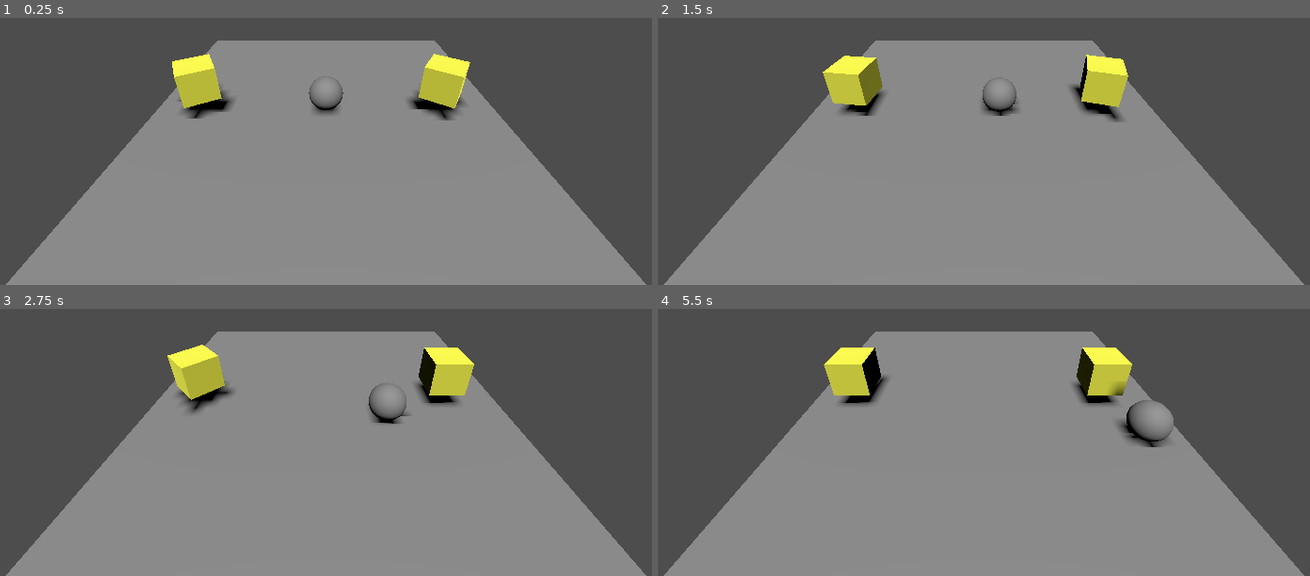
Above: before the commit, frames 1-4 (two rows, left to right).
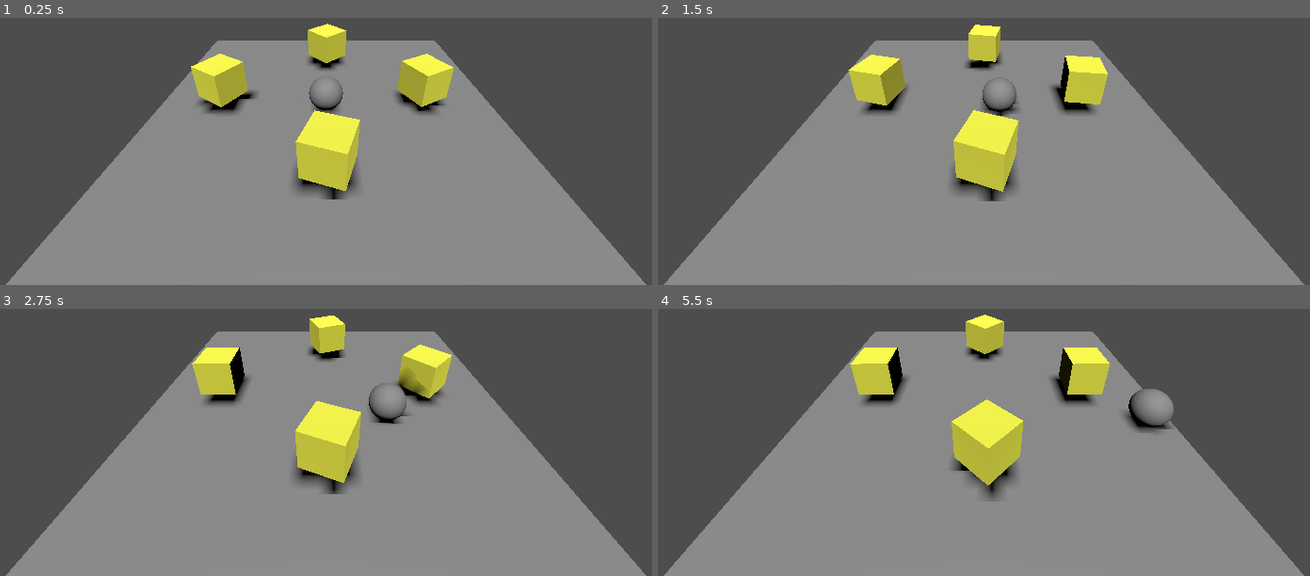
Above: after the commit, the same moments.

Repository: Zehua-Chen/roll-a-ball
Game: Godot game, scene res://main.tscn
Two runs of this game, one before a commit and one after it. Both use one fixed random seed, a clock stepped at 60 frames per second and the inputs below.
Inputs:
- Up to frame 1 (0.25 s): no input
- Up to frame 2 (1.5 s): hold D (player_move_rightward) 0.53-1.28 s; hold S (player_move_backward) from 1.28 s (still down)
- Up to frame 3 (2.75 s): release S (player_move_backward) at 2.03 s; hold D (player_move_rightward) from 2.03 s (still down)
- Up to frame 4 (5.5 s): release D (player_move_rightward) at 2.78 s; hold W (player_move_forward) 2.78-3.53 s; hold A (player_move_leftward) 3.53-5.03 s; hold S (player_move_backward) from 5.03 s (still down)

The runs differ from the first frame. In frame 1, 7.0% of the frame differs, in the area x 26-73%, y 2-68%; in frame 2, 7.4%; in frame 3, 7.2%; in frame 4, 8.5%, in the area x 25-80%, y 2-72%.

Commit message:
[feat] Implement food deletion

Diff:
--- a/godot/Food.gd
+++ b/godot/Food.gd
@@ -1,7 +1,8 @@
-extends Node3D
+class_name Food
+extends StaticBody3D
 
 @export var speed: float = 2
 @export var value: int = 1
 
 func _process(delta):
-	$StaticBody3D.rotate_y(delta * speed)
+	rotate_y(delta * speed)
--- a/godot/Player.gd
+++ b/godot/Player.gd
@@ -1,7 +1,8 @@
+class_name Player
 extends RigidBody3D
 
 @export var speed = 3.0
-
+var score = 0
 
 # Called when the node enters the scene tree for the first time.
 func _ready():
@@ -22,6 +23,9 @@
 	elif event.is_action("player_move_rightward"):
 		apply_central_force(Vector3.LEFT * -1 * speed)
 
+func _on_body_entered(body: Node):
+	var player := body as Food
 
-func _on_body_entered(body):
-	print(typeof(body))
+	if player:
+		score += player.value
+		player.queue_free()
--- a/godot/Player.tscn
+++ b/godot/Player.tscn
@@ -9,6 +9,8 @@
 
 [node name="Player" type="RigidBody3D"]
 transform = Transform3D(1, 0, 0, 0, 1, 0, 0, 0, 1, 0, 0.212108, 0)
+max_contacts_reported = 1
+contact_monitor = true
 script = ExtResource("1_obxg8")
 
 [node name="MeshInstance3D" type="MeshInstance3D" parent="."]
--- a/godot/food.tscn
+++ b/godot/food.tscn
@@ -2,22 +2,20 @@
 
 [ext_resource type="Script" path="res://Food.gd" id="1_uprqd"]
 
-[sub_resource type="BoxShape3D" id="BoxShape3D_164g1"]
+[sub_resource type="BoxShape3D" id="BoxShape3D_e3gtu"]
 
-[sub_resource type="BoxMesh" id="BoxMesh_t6qfd"]
+[sub_resource type="BoxMesh" id="BoxMesh_sc4mp"]
 
-[sub_resource type="StandardMaterial3D" id="StandardMaterial3D_j7is7"]
+[sub_resource type="StandardMaterial3D" id="StandardMaterial3D_sx0x5"]
 albedo_color = Color(1, 1, 0.294118, 1)
 
-[node name="Root" type="Node3D"]
+[node name="Food" type="StaticBody3D"]
+transform = Transform3D(0.2, 0, 0, 0, 0.2, 0, 0, 0, 0.2, 0, 0, 0)
 script = ExtResource("1_uprqd")
 
-[node name="StaticBody3D" type="StaticBody3D" parent="."]
-transform = Transform3D(0.2, 0, 0, 0, 0.2, 0, 0, 0, 0.2, 0, 0, 0)
+[node name="CollisionShape3D" type="CollisionShape3D" parent="."]
+shape = SubResource("BoxShape3D_e3gtu")
 
-[node name="CollisionShape3D" type="CollisionShape3D" parent="StaticBody3D"]
-shape = SubResource("BoxShape3D_164g1")
-
-[node name="MeshInstance3D" type="MeshInstance3D" parent="StaticBody3D"]
-mesh = SubResource("BoxMesh_t6qfd")
-surface_material_override/0 = SubResource("StandardMaterial3D_j7is7")
+[node name="MeshInstance3D" type="MeshInstance3D" parent="."]
+mesh = SubResource("BoxMesh_sc4mp")
+surface_material_override/0 = SubResource("StandardMaterial3D_sx0x5")
--- a/godot/main.tscn
+++ b/godot/main.tscn
@@ -1,7 +1,7 @@
 [gd_scene load_steps=5 format=3 uid="uid://dnrxxdt2xpiho"]
 
 [ext_resource type="PackedScene" uid="uid://conoj2vfjclnx" path="res://Player.tscn" id="1_tsbmk"]
-[ext_resource type="PackedScene" uid="uid://26spql23s80i" path="res://food.tscn" id="1_xn7no"]
+[ext_resource type="PackedScene" uid="uid://26spql23s80i" path="res://Food.tscn" id="1_xn7no"]
 
 [sub_resource type="PlaneMesh" id="PlaneMesh_clbe4"]
 
@@ -33,9 +33,20 @@
 [node name="Player" parent="." instance=ExtResource("1_tsbmk")]
 speed = 7.0
 
-[node name="Food 1" parent="." instance=ExtResource("1_xn7no")]
-transform = Transform3D(1, 0, 0, 0, 1, 0, 0, 0, 1, -0.74, 0.18, 2.08165e-12)
+[node name="Food" parent="." instance=ExtResource("1_xn7no")]
+transform = Transform3D(0.2, 0, 0, 0, 0.2, 0, 0, 0, 0.2, 0.573898, 0.168487, -0.0274963)
 
-[node name="Food 2" parent="." instance=ExtResource("1_xn7no")]
-transform = Transform3D(1, 0, 0, 0, 1, 0, 0, 0, 1, 0.677, 0.18, 2.08165e-12)
+[node name="Food2" parent="." instance=ExtResource("1_xn7no")]
+transform = Transform3D(0.2, 0, 0, 0, 0.2, 0, 0, 0, 0.2, -0.615564, 0.168487, -0.0274963)
 speed = 4.0
+value = 4
+
+[node name="Food3" parent="." instance=ExtResource("1_xn7no")]
+transform = Transform3D(0.2, 0, 0, 0, 0.2, 0, 0, 0, 0.2, 0.00710124, 0.168487, -0.557098)
+speed = 3.0
+value = 3
+
+[node name="Food4" parent="." instance=ExtResource("1_xn7no")]
+transform = Transform3D(0.2, 0, 0, 0, 0.2, 0, 0, 0, 0.2, 0.0139191, 0.168487, 0.525031)
+speed = 5.0
+value = 5
